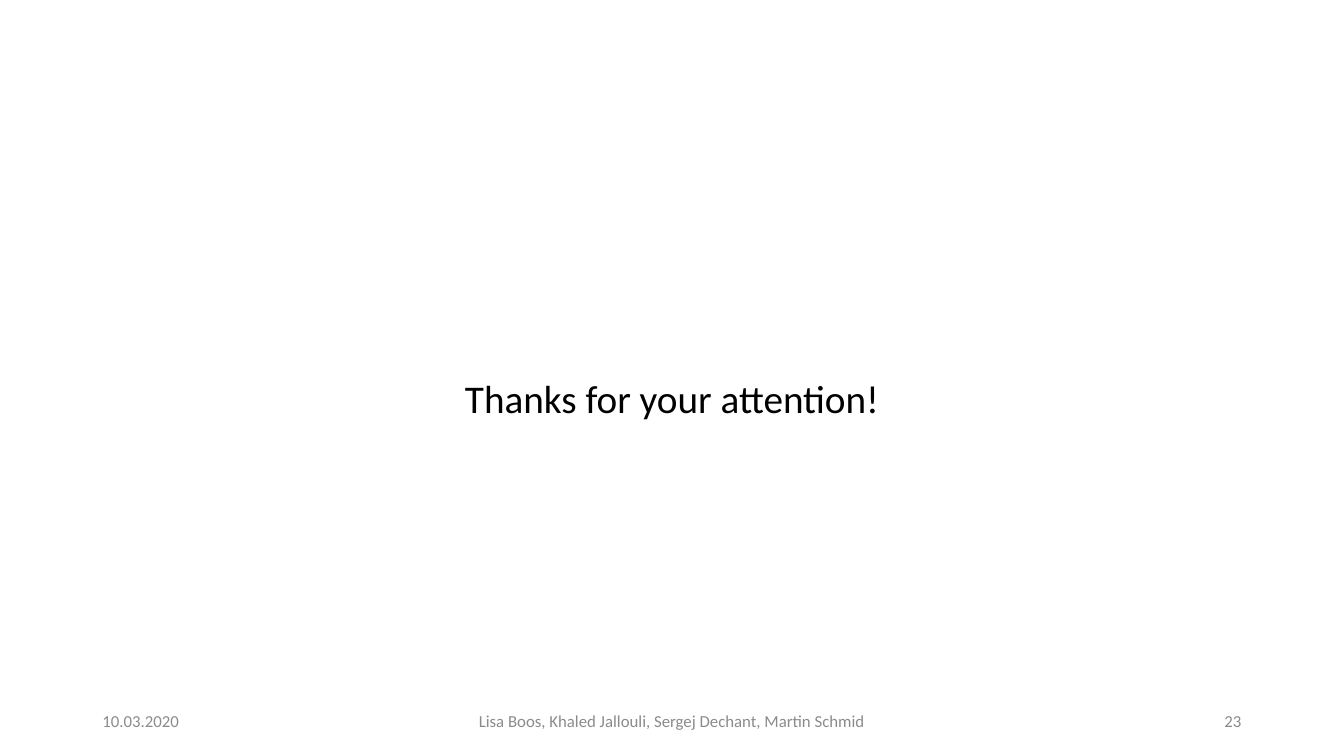
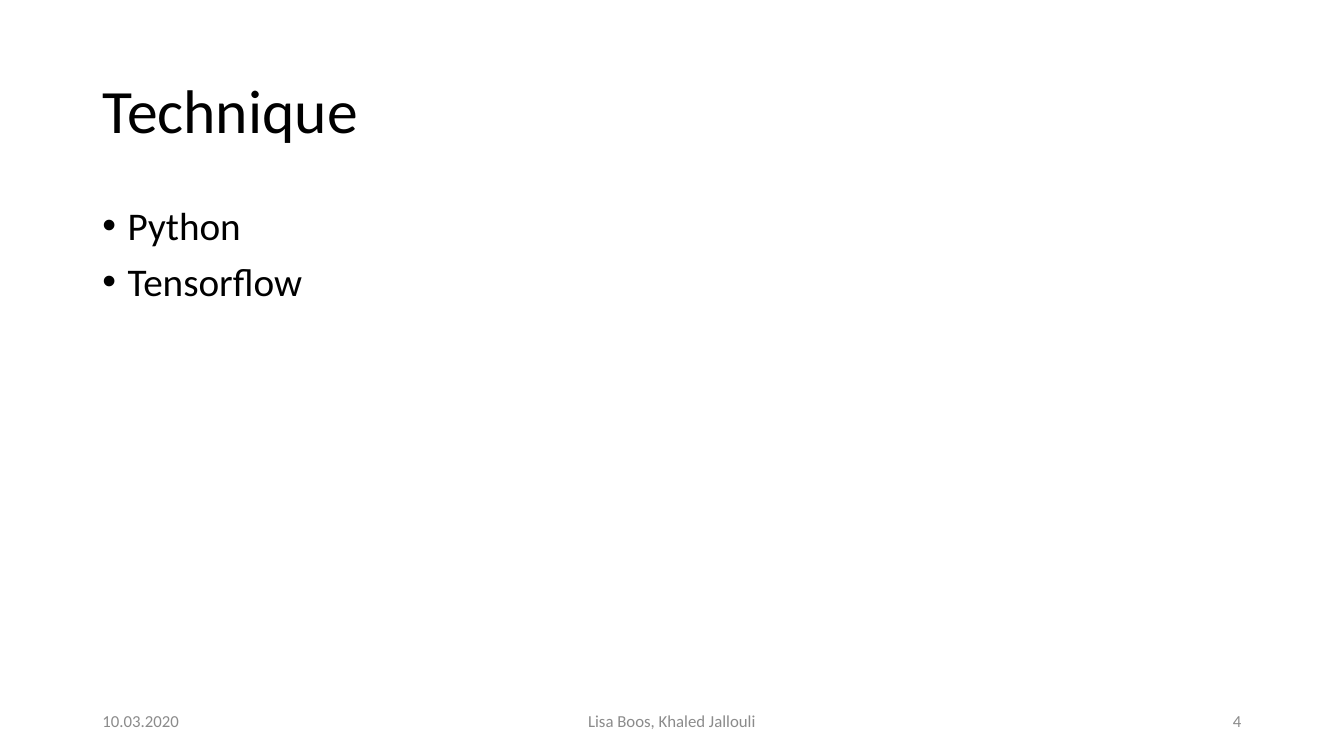
Before and after one commit to Khaledjallouli/project, a slide deck: slide 4 of presentationForFutureStudents/presentationFutureStudents.pptx (slide 23 before the commit). Drawn at 1344x756 pixels with LibreOffice and Linux fonts; fonts in the diff are those of the drawing; background and template pictures are left out. Boxes give left, top, right and bottom in pixels: in the first picture for what was removed or moved away, otherwise in the second. Text is boxed around its words. In the diff, an @@ line names an element or a change of style, - is before the commit and + after.

```diff
--- a/presentationForFutureStudents/presentationFutureStudents.pptx
+++ b/presentationForFutureStudents/presentationFutureStudents.pptx
@@ title added at (x1=102, y1=90, x2=357, y2=143), 44 pt, text #000000 @@
+Technique
@@ text at (x1=128, y1=212, x2=302, y2=297): text changed @@
-Thanks for your attention!
+• Python
+• Tensorflow
@@ text at (x1=588, y1=715, x2=755, y2=729): text changed @@
-Lisa Boos, Khaled Jallouli, Sergej Dechant, Martin Schmid
+Lisa Boos, Khaled Jallouli
@@ page number at (x1=1233, y1=716, x2=1241, y2=727): text changed @@
-23
+4
```
Also in this commit, not shown: 3 other slides changed, 1 slide added, 18 slides removed.
